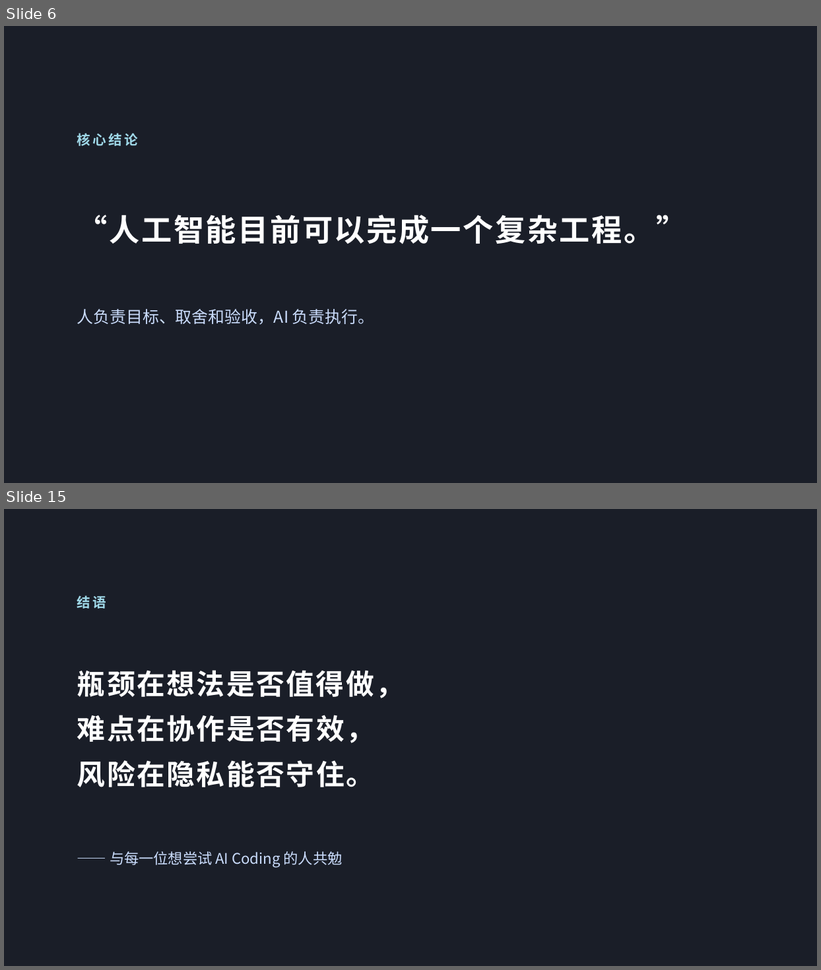
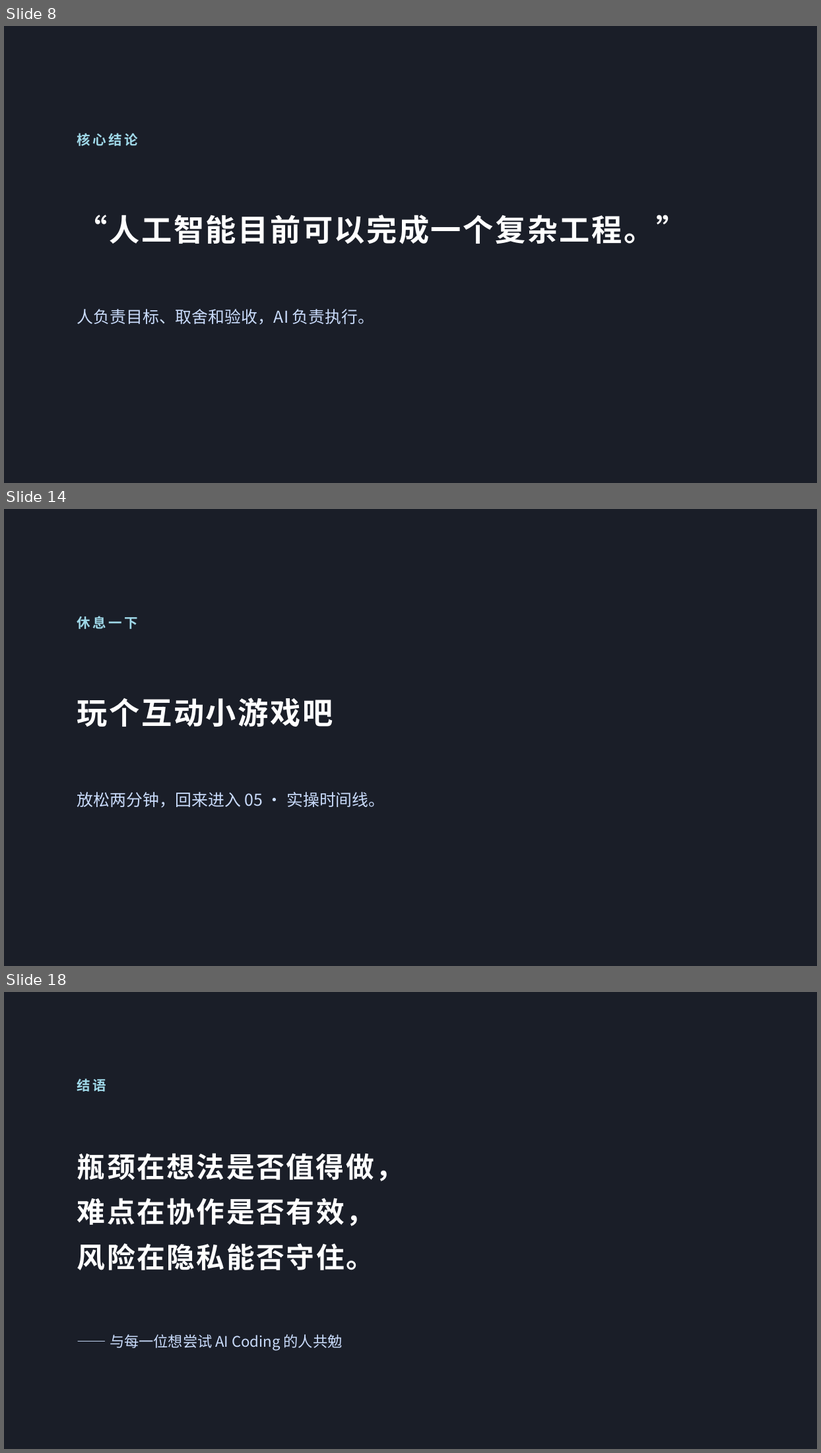
Before and after one commit to xray1224/AI-Coding-Guide-IOS-APP, a slide deck: 分享PPT/AI Coding 保姆级指引（iOS 移动应用）分享.pptx. Shown one above the other, each under a label of ours: slides 6 and 15 before the commit, slides 8, 14 and 18 after it; the slides between them are not shown. The pictures are 821x970 and 821x1453 pixels, drawn with LibreOffice and Linux fonts; fonts in the diff are those of the drawing; background and template pictures are left out; a plain dark background stands for a picture behind light text. Boxes give left, top, right and bottom in pixels: in the first picture for what was removed or moved away, otherwise in the second. Text is boxed around its words. In the diff, an @@ line names an element or a change of style, - is before the commit and + after.

```diff
--- a/分享PPT/AI Coding 保姆级指引（iOS 移动应用）分享.pptx
+++ b/分享PPT/AI Coding 保姆级指引（iOS 移动应用）分享.pptx
@@ slide 14 added at [4, 509, 817, 966], background picture (left out) @@
@@ rectangle added at [4, 509, 817, 966], fill #111827 at 65% opacity @@
@@ text added at [77, 616, 138, 629], 12 pt, text #9FD8E8, bold @@
+休息一下
@@ text added at [77, 698, 333, 727], 27 pt, text #FFFFFF, bold @@
+玩个互动小游戏吧
@@ text added at [77, 792, 385, 808], 14.5 pt, text #CADCFC @@
+放松两分钟，回来进入 05 · 实操时间线。
@@ what was slide 6 is now slide 8 @@
@@ what was slide 15 is now slide 18 @@
```
Also in this commit, not shown: 12 slides changed, 2 other slides added, 1 other file.
